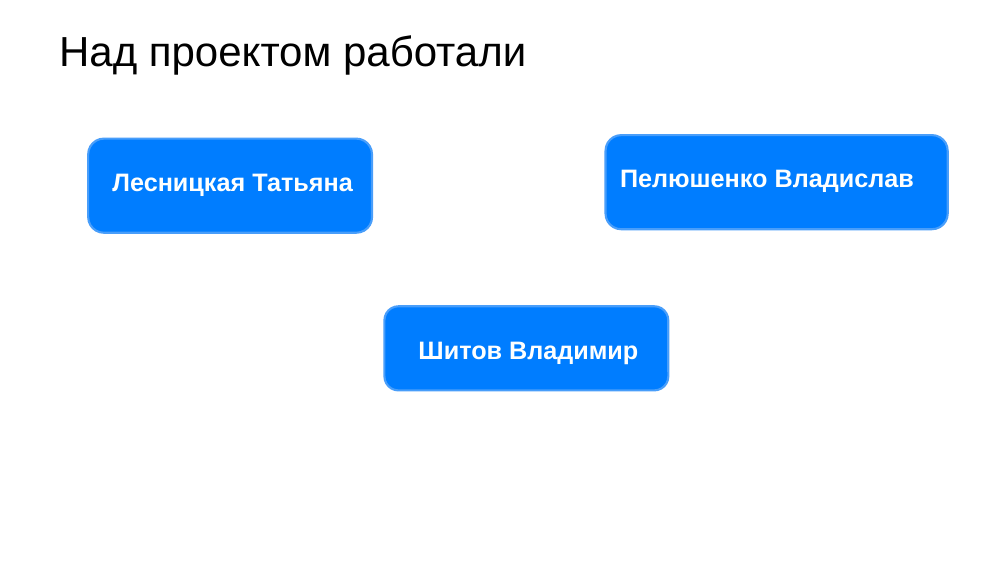
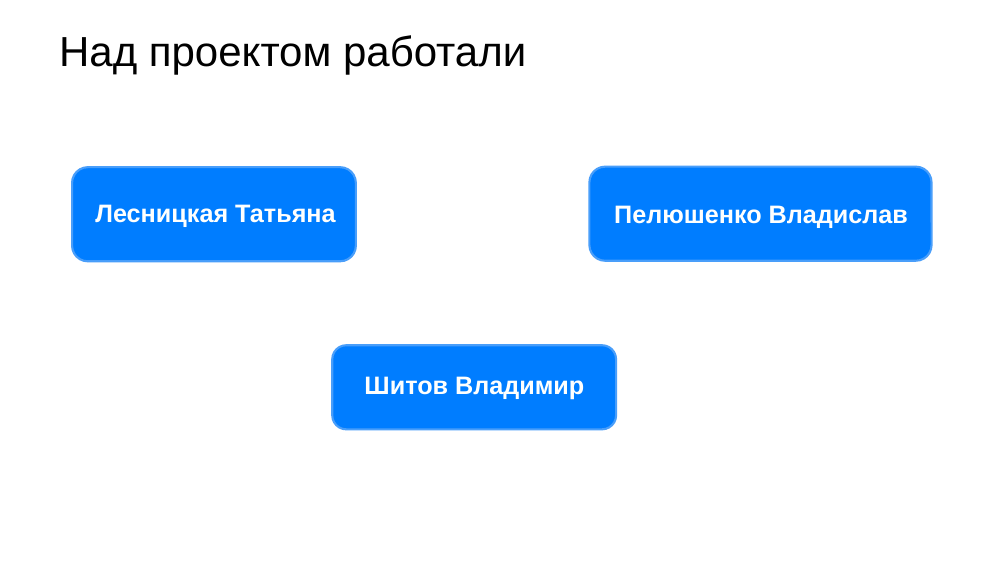
Before and after one commit to lestanya/ML_3_ARMATURA_ISP-22, a slide deck: slide 4 of команда исп-22.pptx. Drawn at 1008x567 pixels with LibreOffice and Linux fonts; fonts in the diff are those of the drawing; background and template pictures are left out. Boxes give left, top, right and bottom in pixels: in the first picture for what was removed or moved away, otherwise in the second. Text is boxed around its words. In the diff, an @@ line names an element or a change of style, - is before the commit and + after.

```diff
--- a/команда исп-22.pptx
+++ b/команда исп-22.pptx
@@ rounded rectangle moved from (x1=88, y1=138, x2=372, y2=233) to (x1=72, y1=167, x2=355, y2=261) @@
@@ rounded rectangle moved from (x1=606, y1=135, x2=948, y2=230) to (x1=590, y1=166, x2=932, y2=260) @@
@@ text "Лесницкая Татьяна" moved from (x1=112, y1=173, x2=353, y2=196) to (x1=95, y1=204, x2=336, y2=227) @@
@@ text "Пелюшенко Владислав" moved from (x1=620, y1=169, x2=914, y2=192) to (x1=614, y1=205, x2=908, y2=228) @@
@@ rounded rectangle moved from (x1=385, y1=306, x2=668, y2=390) to (x1=332, y1=346, x2=616, y2=430) @@
@@ text "Шитов Владимир" moved from (x1=418, y1=341, x2=638, y2=365) to (x1=364, y1=376, x2=584, y2=399) @@
```
Also in this commit, not shown: 6 other slides changed.
